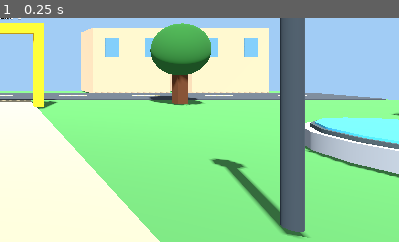
Above: before the commit, frame 1.
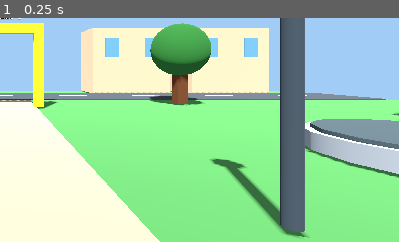
Above: after the commit, the same moment.

Repository: holovin777/living-alibi
Game: Godot game, scene res://scenes/park.tscn
Two runs of this game, one before a commit and one after it. Both use one fixed random seed, a clock stepped at 60 frames per second and the inputs below.
Inputs:
- Up to frame 1 (0.25 s): no input
The pictures show only the part of the screen within x 50-100%, y 39-89%; the shares and areas given below are measured in that part.

The runs differ from the first frame. In frame 1, 1.6% of the frame differs, in the area x 78-100%, y 44-57%.

Commit message:
feat(godot): link night lighting and fountain visuals to authoritative services

Diff:
--- a/godot/scripts/ParkDemo.gd
+++ b/godot/scripts/ParkDemo.gd
@@ -862,6 +862,17 @@
     else:
         _ground_material.albedo_color = Color(0.27, 0.49, 0.26)
         _environment.background_color = Color(0.63, 0.80, 0.96)
+    var minute := int(_last_snapshot.get("minute", 450))
+    var night := minute < 360 or minute >= 1200
+    _sun.light_energy = 0.12 if night else 1.1
+    _environment.ambient_light_energy = 0.25 if night else 1.0
+    if night:
+        _environment.background_color = Color(0.07,0.10,0.18)
+    var services: Dictionary = _last_snapshot.get("services", {})
+    for lamp in _park_lamps:
+        lamp.visible = night and bool(services.get("lightsWorking", false))
+    if _fountain_water != null:
+        _fountain_water.visible = bool(services.get("fountainWorking", false)) and int(services.get("cleanWater", 0)) > 0
 
 func _on_locations_updated(locations: Array) -> void:
     _locations = locations
